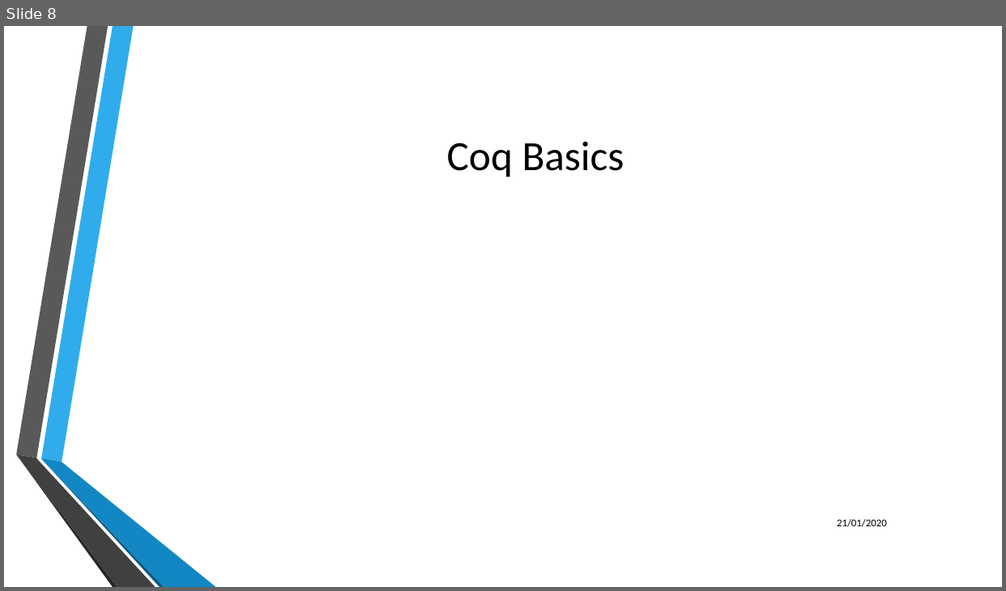
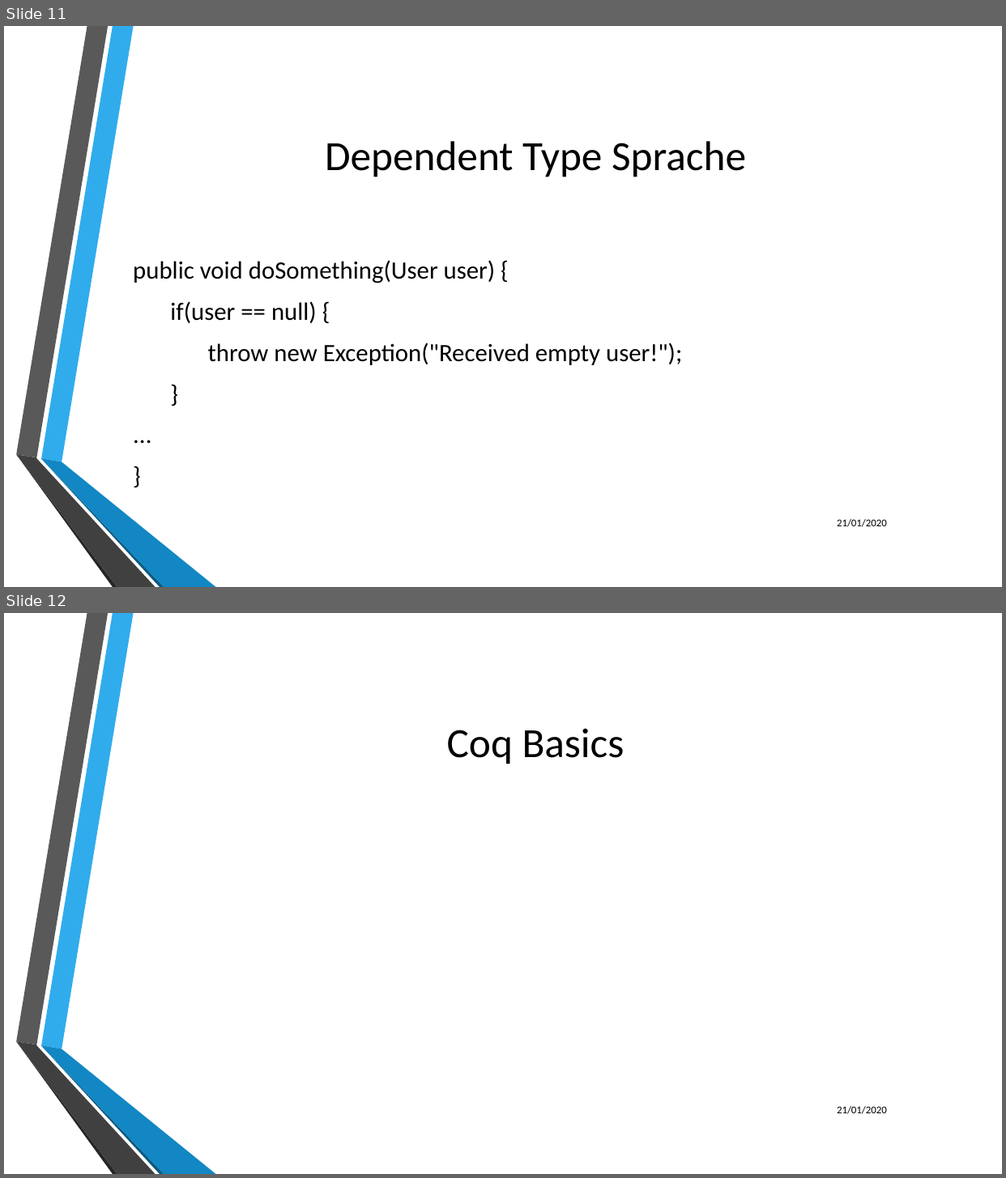
Before and after one commit to LukasKiederle/seminar-coq, a slide deck: final-presentation.pptx. Shown one above the other, each under a label of ours: slide 8 before the commit, slides 11 and 12 after it. The pictures are 1006x591 and 1006x1178 pixels, drawn with LibreOffice and Linux fonts; fonts in the diff are those of the drawing; background and template pictures are left out. Boxes give left, top, right and bottom in pixels: in the first picture for what was removed or moved away, otherwise in the second. Text is boxed around its words. In the diff, an @@ line names an element or a change of style, - is before the commit and + after.

```diff
--- a/final-presentation.pptx
+++ b/final-presentation.pptx
@@ slide 11 added at (x1=4, y1=26, x2=1002, y2=587), background picture (left out); not listed: 6 template elements that a slide beside it also shows @@
@@ title added at (x1=325, y1=141, x2=746, y2=177), 40 pt, text #000000 @@
+Dependent Type Sprache
@@ text added at (x1=133, y1=260, x2=682, y2=365), 24 pt, text #000000 @@
+public void doSomething(User user) {
+if(user == null) {
+throw new Exception("Received empty user!");
+}
+...
+}
@@ text added at (x1=837, y1=519, x2=887, y2=527), 10 pt, text #000000 @@
+21/01/2020
@@ what was slide 8 is now slide 12 @@
```
Also in this commit, not shown: 1 slide changed, 2 other slides added, 2 other files.
